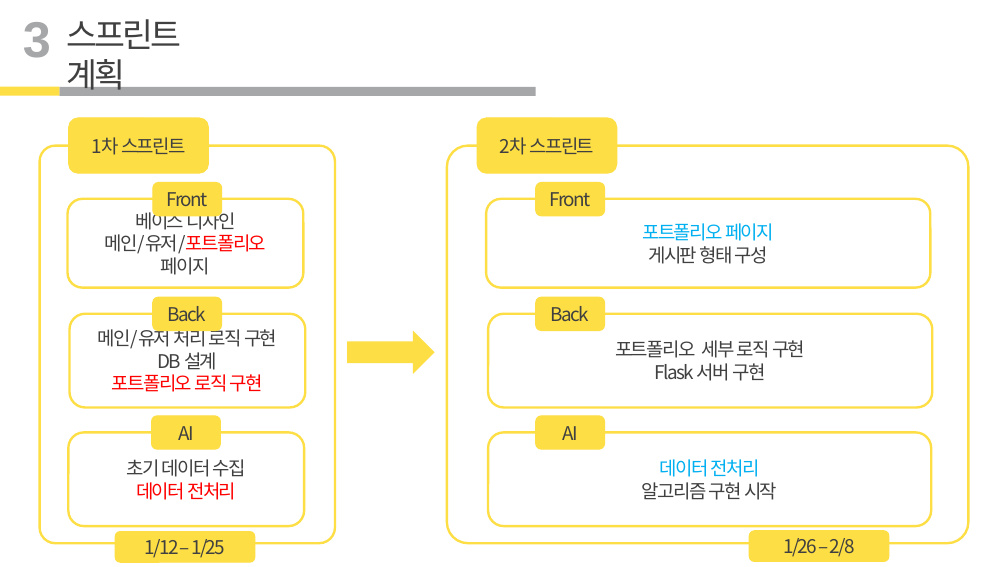
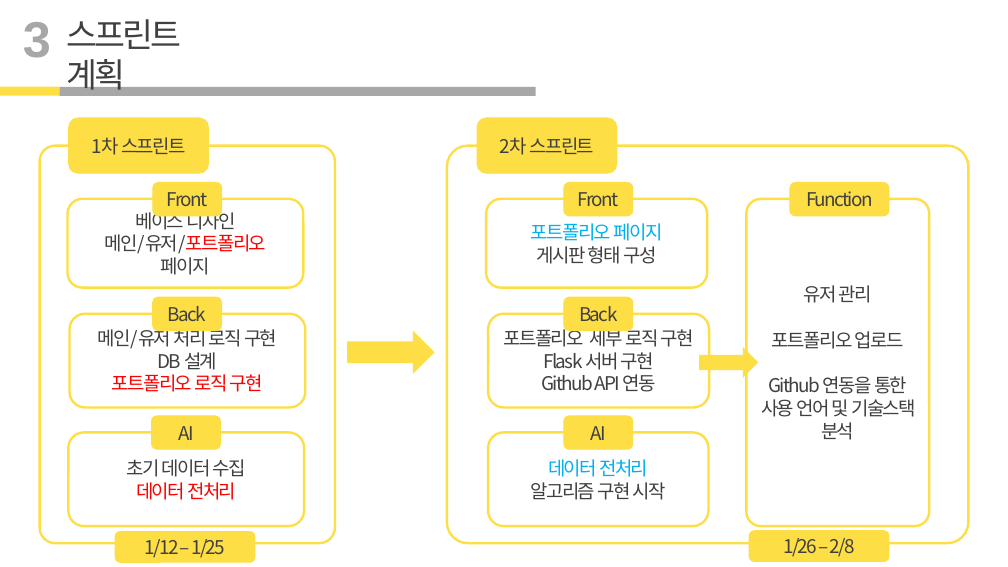
Before and after one commit to kpuce2022CD/Centum, a slide deck: slide 8 of document/진행사항 2.pptx. Drawn at 1008x567 pixels with LibreOffice and Linux fonts; fonts in the diff are those of the drawing. Boxes give left, top, right and bottom in pixels: in the first picture for what was removed or moved away, otherwise in the second. Text is boxed around its words. In the diff, an @@ line names an element or a change of style, - is before the commit and + after.

```diff
--- a/document/진행사항 2.pptx
+++ b/document/진행사항 2.pptx
@@ rounded rectangle "포트폴리오 페이지": place and size @@
-rounded rectangle "포트폴리오 페이지" at box(486, 199, 931, 287)
+rounded rectangle "포트폴리오 페이지" at box(486, 199, 707, 287)
@@ rounded rectangle added at box(746, 199, 929, 526), outline #FDDE45 2.25 pt, 18 pt, text #404040 @@
+유저 관리
+포트폴리오 업로드
+Github 연동을 통한
+사용 언어 및 기술스택 분석
@@ rounded rectangle added at box(790, 182, 889, 216), fill #FDDE45, outline #FDDE45 1 pt, 18 pt, text #404040 @@
+Function
@@ rounded rectangle "포트폴리오 세부 로직 구현": place and size @@
-rounded rectangle "포트폴리오 세부 로직 구현" at box(488, 314, 933, 408)
+rounded rectangle "포트폴리오 세부 로직 구현" at box(488, 314, 709, 408)
@@ right arrow added at box(699, 347, 758, 378), fill #FDDE45 @@
@@ text in rounded rectangle at box(541, 374, 656, 392): paragraph added @@
+Github API 연동
@@ 3 rounded rectangles: place and size @@
-3 rounded rectangles at box(536, 182, 605, 449)
+3 rounded rectangles at box(564, 182, 633, 449)
@@ rounded rectangle "데이터 전처리": place and size @@
-rounded rectangle "데이터 전처리" at box(488, 433, 932, 526)
+rounded rectangle "데이터 전처리" at box(488, 433, 709, 526)
```
Also in this commit, not shown: 1 other file.
